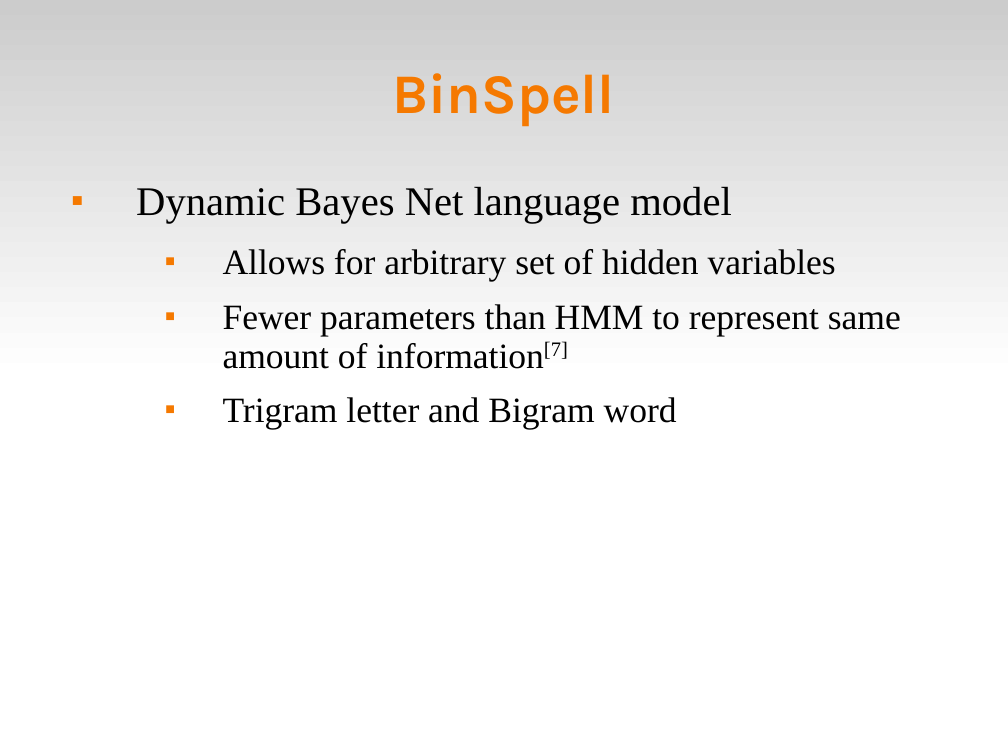
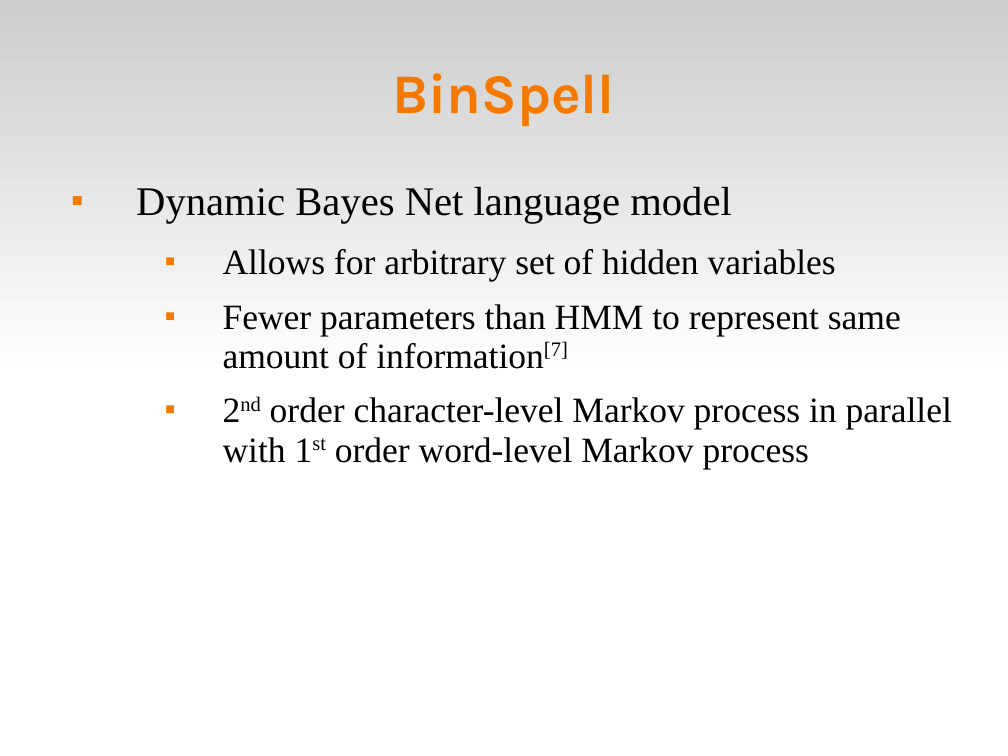
Before and after one commit to abdullah38rcc/BCI-Virtual-Keyboard, a slide deck: slide 9 of master's/docs/virtKey.ppt. Drawn at 1008x756 pixels with LibreOffice and Linux fonts; fonts in the diff are those of the drawing. Boxes give left, top, right and bottom in pixels: in the first picture for what was removed or moved away, otherwise in the second. Text is boxed around its words. In the diff, an @@ line names an element or a change of style, - is before the commit and + after.

```diff
--- a/master's/docs/virtKey.ppt
+++ b/master's/docs/virtKey.ppt
@@ text at (x1=223, y1=397, x2=952, y2=469): text changed @@
-  ■ Trigram letter and Bigram word
+  ■ 2nd order character-level Markov process in parallel with 1st order word-level Markov process
```
Also in this commit, not shown: 3 other slides changed.
